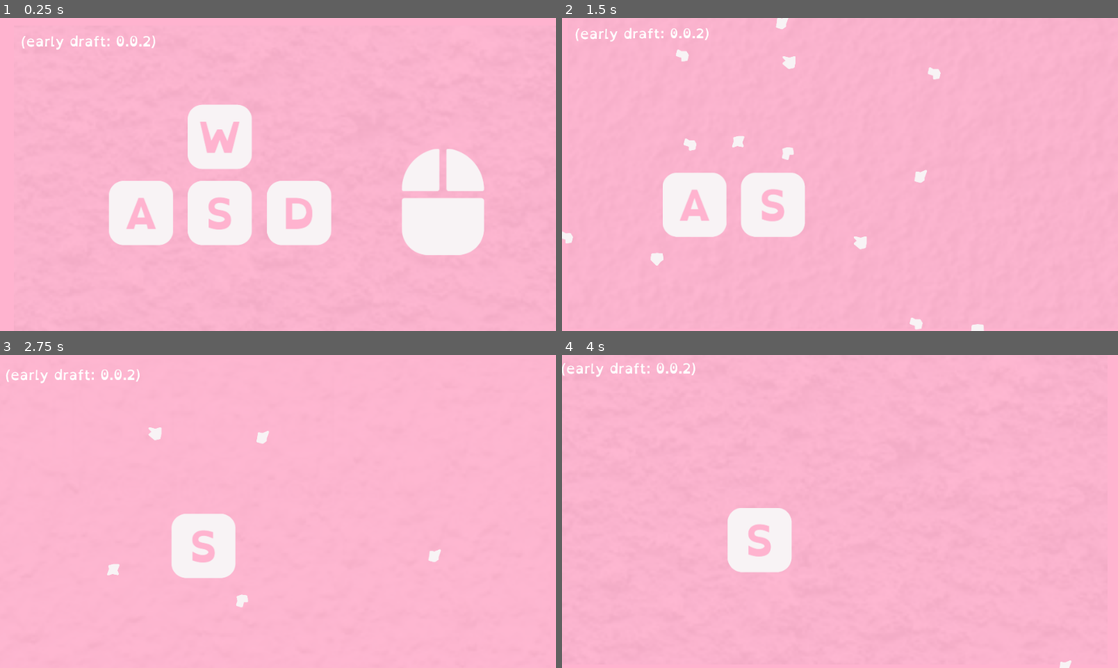
Above: before the commit, frames 1-4 (two rows, left to right).
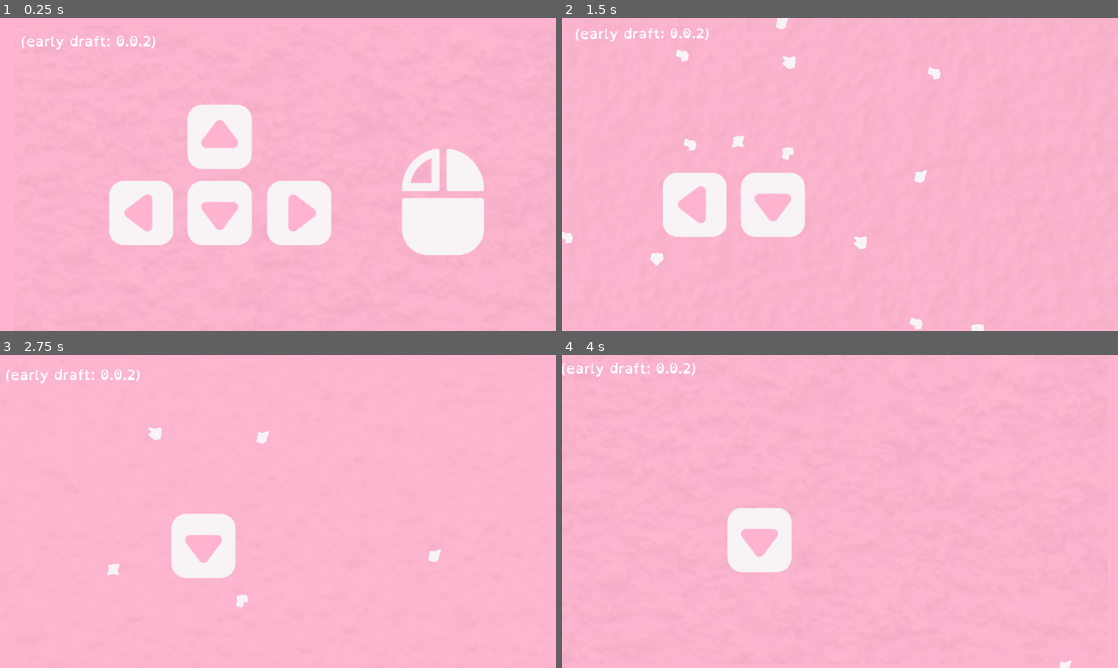
Above: after the commit, the same moments.

Repository: TrueNarwhak/Glassware
Game: Godot game, scene res://rooms/Menus/KeyBypass.tscn
The game is run twice, just before and just after one commit, with the same random seed, the same clock (stepped at 60 frames per second) and the same inputs. This scene is started directly instead of the project's main scene.
Inputs (mouse positions are in pixels of both pictures, inside the frame that each line leads up to):
- Up to frame 1 (0.25 s): no input
- Up to frame 2 (1.5 s): tap Enter (ui_accept) at 0.5 s; move the mouse to (962, 158) at 0.52 s; hold D (move_right) from 0.53 s (still down); click (962, 158) at 0.6 s; tap Space (jump) at 0.77, 1.07 s; move the mouse to (728, 190) at 1.27 s; click (728, 190) at 1.35 s
- Up to frame 3 (2.75 s): tap Space (jump) at 1.52, 1.82 s; move the mouse to (333, 442) at 2.02 s; release D (move_right) at 2.03 s; hold A (move_left) from 2.03 s (still down); click (333, 442) at 2.1 s
- Up to frame 4 (4 s): move the mouse to (812, 574) at 2.77 s; release A (move_left) at 2.78 s; hold D (move_right) from 2.78 s (still down); click (812, 574) at 2.85 s; tap Space (jump) at 3.02, 3.32, 3.77 s; move the mouse to (1006, 558) at 3.52 s; click (1006, 558) at 3.6 s

The runs differ from the first frame. In frame 1, 1.3% of the frame differs, in the area x 22-78%, y 32-69%; in frame 2, 0.5%; in frame 3, 0.3%; in frame 4, 0.3%.
Error before the commit: Invalid get index 'global_position' (on base: 'previously freed instance'). (res://rooms/Menus/KeyBypass.gd:42)
Error after the commit: Invalid get index 'global_position' (on base: 'previously freed instance'). (res://rooms/Menus/KeyBypass.gd:48)

Commit message:
Fullscreen toggle now works in keybypass

Diff:
--- a/Glass Like/Global Scripts/Options.gd
+++ b/Glass Like/Global Scripts/Options.gd
@@ -4,3 +4,4 @@
 var open_dyslexic = false
 var mouse_lock = false
 var screenshake = false
+var fullscreen = false
--- a/Glass Like/objects/Player.tscn
+++ b/Glass Like/objects/Player.tscn
@@ -163,13 +163,11 @@
 [node name="BatWingsL" type="AnimatedSprite" parent="BatWings"]
 position = Vector2( 7, -10 )
 frames = SubResource( 4 )
-frame = 2
 playing = true
 
 [node name="BatWingsR" type="AnimatedSprite" parent="BatWings"]
 position = Vector2( 239, -10 )
 frames = SubResource( 4 )
-frame = 2
 playing = true
 flip_h = true
 
--- a/Glass Like/rooms/Controller.gd
+++ b/Glass Like/rooms/Controller.gd
@@ -4,6 +4,8 @@
 	# OPTIONS INIT
 	# todo - options global
 	Input.set_mouse_mode(Input.MOUSE_MODE_CONFINED)
+
+	OS.window_fullscreen = Options.fullscreen
 
 func _process(delta):
 	if Input.is_action_just_pressed("pause"):
@@ -12,6 +14,7 @@
 	# Full Screen
 	if Input.is_action_just_pressed("toggle_fullscreen"):
 		OS.window_fullscreen = !OS.window_fullscreen
+		Options.fullscreen = OS.window_fullscreen
 
 	if OS.window_fullscreen:
 		Input.set_mouse_mode(Input.MOUSE_MODE_VISIBLE)
--- a/Glass Like/rooms/Menus/KeyBypass.gd
+++ b/Glass Like/rooms/Menus/KeyBypass.gd
@@ -22,6 +22,7 @@
 
 func _process(delta):
 
+	# Keys
 	if Input.is_action_just_pressed("jump"):
 		remove_key(up)
 	if Input.is_action_just_pressed("move_down"):
@@ -32,6 +33,11 @@
 		remove_key(right)
 	if Input.is_action_just_pressed("attack"):
 		remove_key(mouse)
+
+	# Full Screen
+	if Input.is_action_just_pressed("toggle_fullscreen"):
+		OS.window_fullscreen = !OS.window_fullscreen
+		Options.fullscreen = OS.window_fullscreen
 
 
 func remove_key(key):
--- a/Glass Like/rooms/Menus/KeyBypass.tscn
+++ b/Glass Like/rooms/Menus/KeyBypass.tscn
@@ -69,28 +69,29 @@
 [node name="Down" type="AnimatedSprite" parent="Keys"]
 position = Vector2( 355, 323.5 )
 frames = SubResource( 1 )
-frame = 1
 playing = true
 
 [node name="Up" type="AnimatedSprite" parent="Keys"]
 position = Vector2( 355, 192 )
 frames = SubResource( 2 )
-frame = 1
 playing = true
 
 [node name="Right" type="AnimatedSprite" parent="Keys"]
 position = Vector2( 492.5, 323.5 )
 frames = SubResource( 3 )
+frame = 1
 playing = true
 
 [node name="Left" type="AnimatedSprite" parent="Keys"]
 position = Vector2( 219.5, 323.5 )
 frames = SubResource( 4 )
+frame = 1
 playing = true
 
 [node name="Mouse" type="AnimatedSprite" parent="Keys"]
 position = Vector2( 740.5, 304 )
 frames = SubResource( 5 )
+frame = 1
 playing = true
 
 [node name="LeanCamera" parent="." instance=ExtResource( 11 )]
